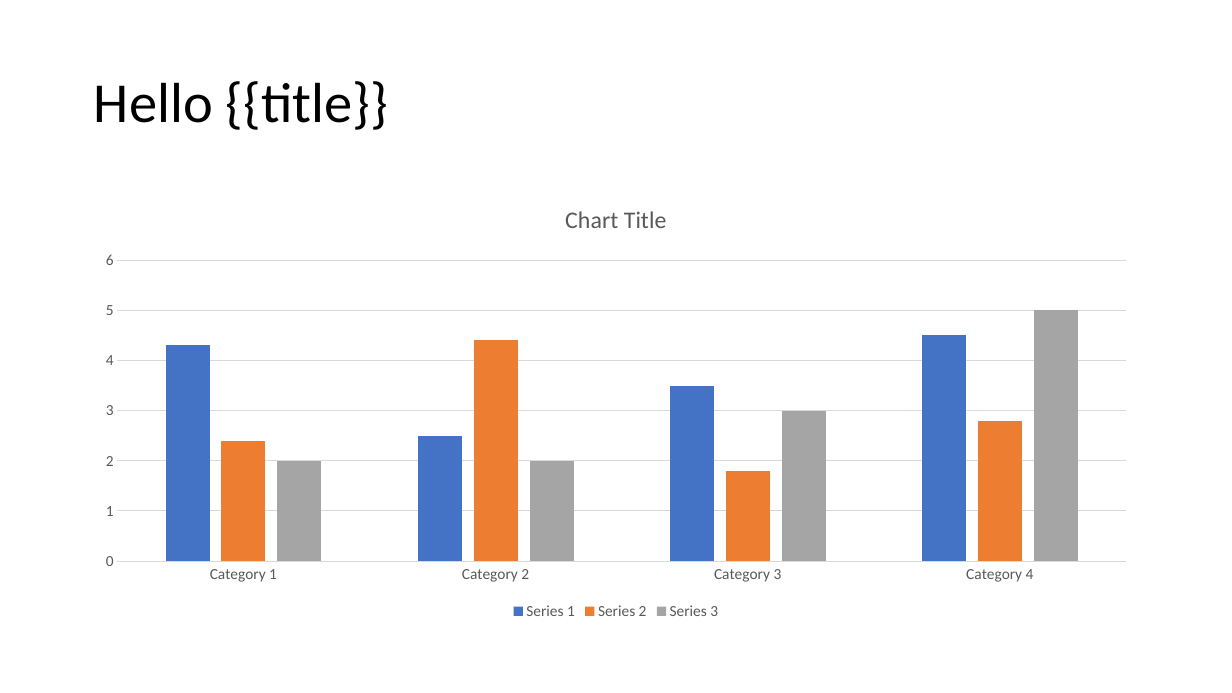
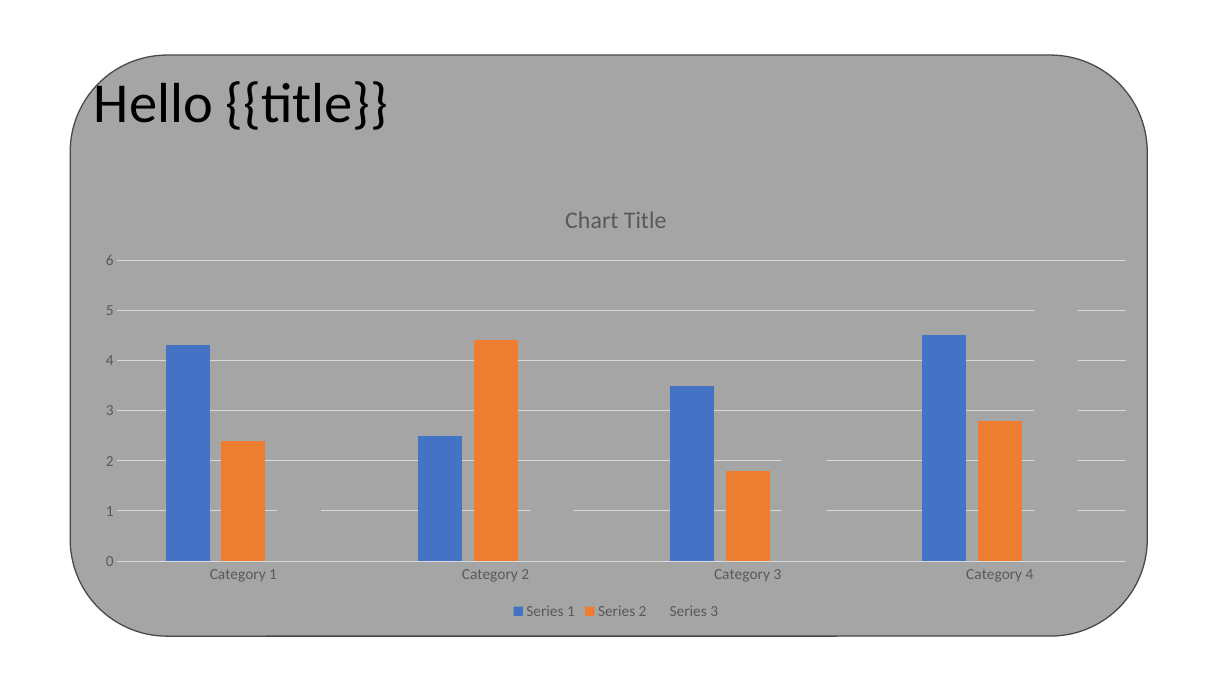
Before and after one commit to jsuyog2/node-pptx-templater, a slide deck: slide 1 of templates/sample.pptx. Drawn at 1232x693 pixels with LibreOffice and Linux fonts; fonts in the diff are those of the drawing. Boxes give left, top, right and bottom in pixels: in the first picture for what was removed or moved away, otherwise in the second. Text is boxed around its words. In the diff, an @@ line names an element or a change of style, - is before the commit and + after.

```diff
--- a/templates/sample.pptx
+++ b/templates/sample.pptx
@@ rounded rectangle added at (70, 55, 1148, 637), fill #A5A5A5, outline #484848 1 pt @@
```
Also in this commit, not shown: 12 other files.
